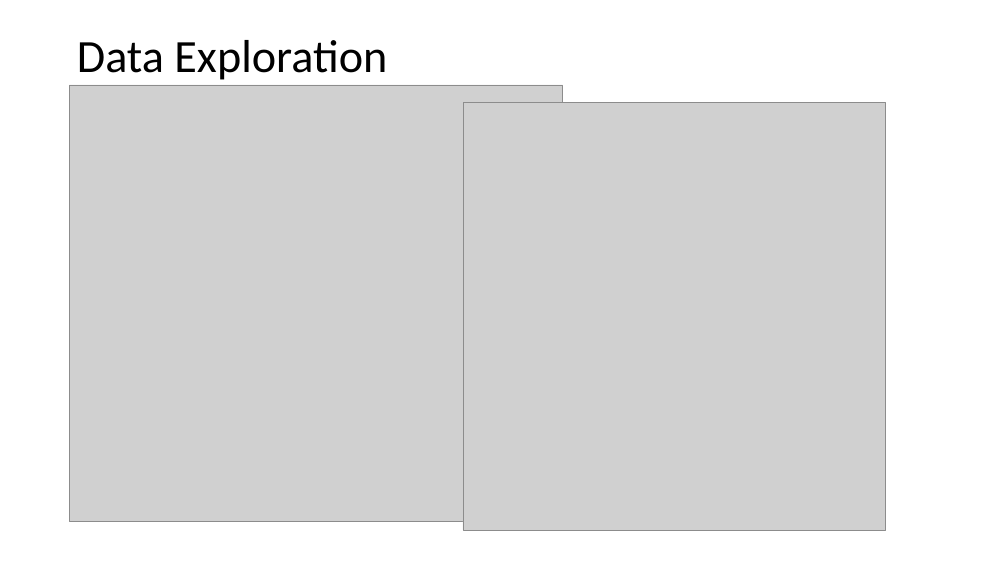
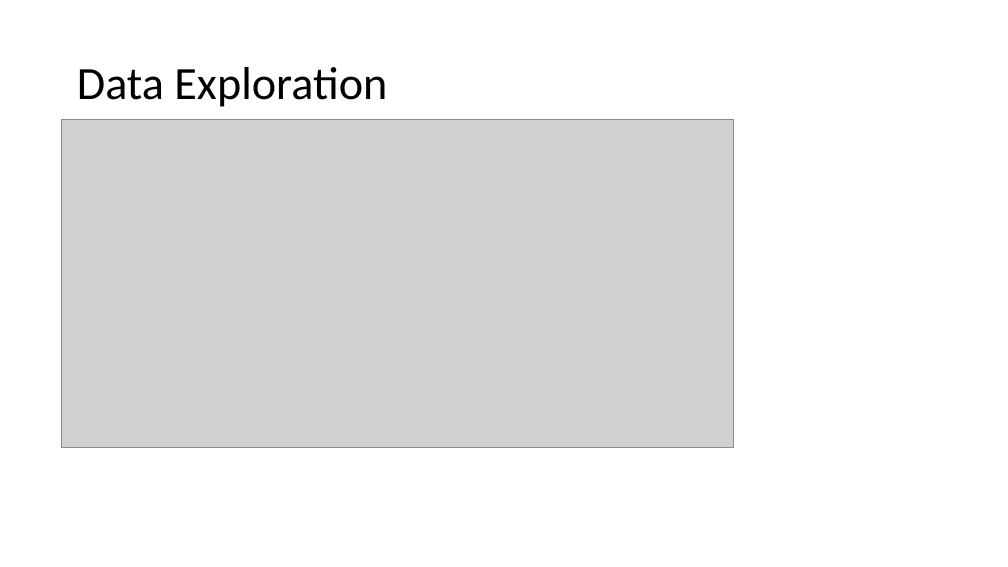
Before and after one commit to mosal2000/ConsumerSpending, a slide deck: slide 4 of Project 1 Presentationv4.pptx. Drawn at 1008x567 pixels with LibreOffice and Linux fonts; fonts in the diff are those of the drawing; grey boxes stand for pictures; background and template pictures are left out. Boxes give left, top, right and bottom in pixels: in the first picture for what was removed or moved away, otherwise in the second. Text is boxed around its words. In the diff, an @@ line names an element or a change of style, - is before the commit and + after.

```diff
--- a/Project 1 Presentationv4.pptx
+++ b/Project 1 Presentationv4.pptx
@@ title "Data Exploration": place and size @@
-title "Data Exploration" at (77,40,387,80)
+title "Data Exploration" at (77,67,387,107)
@@ picture: place and size @@
-picture at (70,85,563,522)
+picture at (61,119,734,447)
@@ picture removed at (463,102,885,530) @@
```
Also in this commit, not shown: 2 other slides changed.
